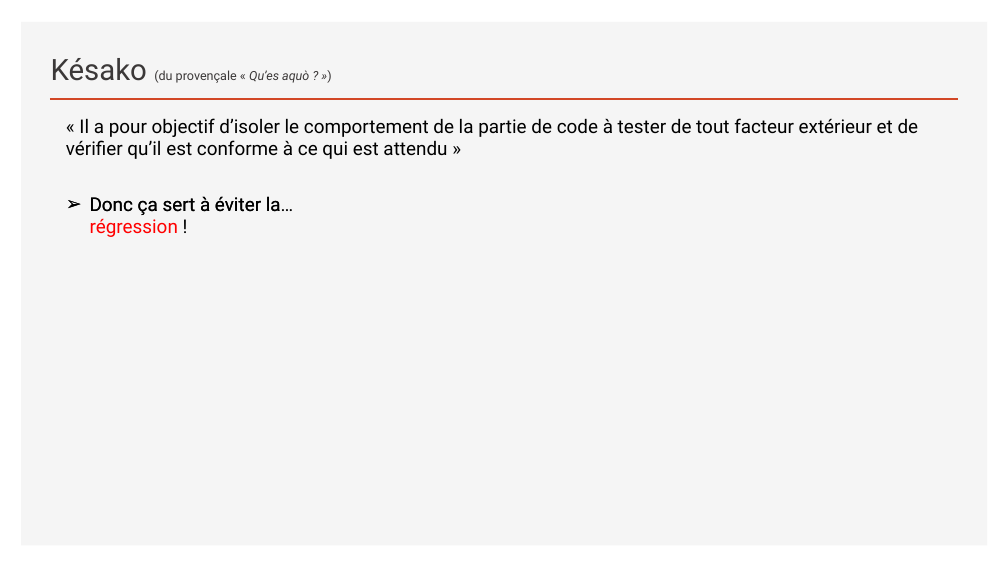
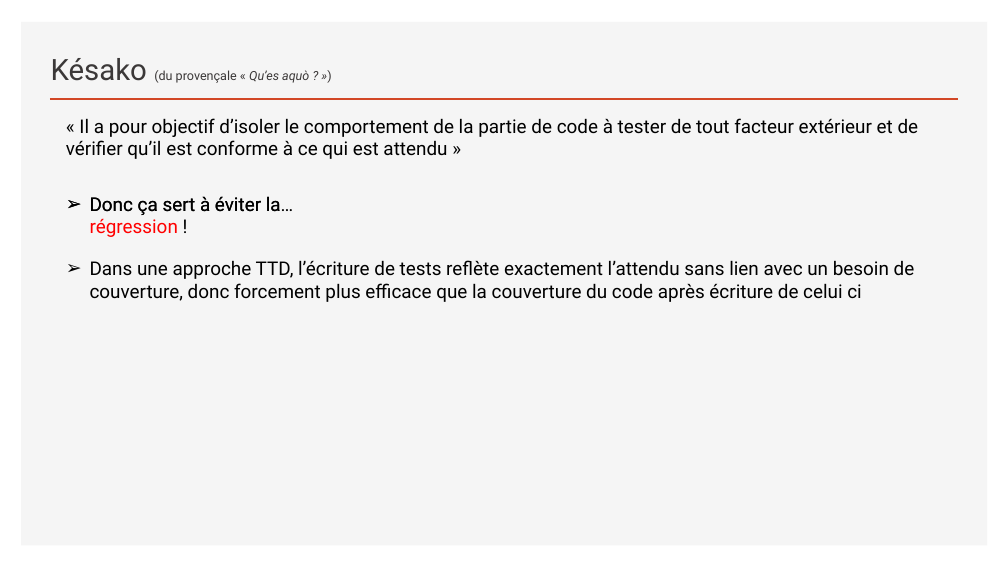
Before and after one commit to sebzuki/junit5, a slide deck: slide 2 of Junit5-TU-BP.pptx. Drawn at 1008x567 pixels with LibreOffice and Linux fonts; fonts in the diff are those of the drawing. Boxes give left, top, right and bottom in pixels: in the first picture for what was removed or moved away, otherwise in the second. Text is boxed around its words. In the diff, an @@ line names an element or a change of style, - is before the commit and + after.

```diff
--- a/Junit5-TU-BP.pptx
+++ b/Junit5-TU-BP.pptx
@@ text added at (90, 260, 915, 302), 18 pt, text #000000 @@
+➢ Dans une approche TTD, l’écriture de tests reflète exactement l’attendu sans lien avec un besoin de couverture, donc forcement plus efficace que la couverture du code après écriture de celui ci
```
Also in this commit, not shown: 1 other slide changed.
